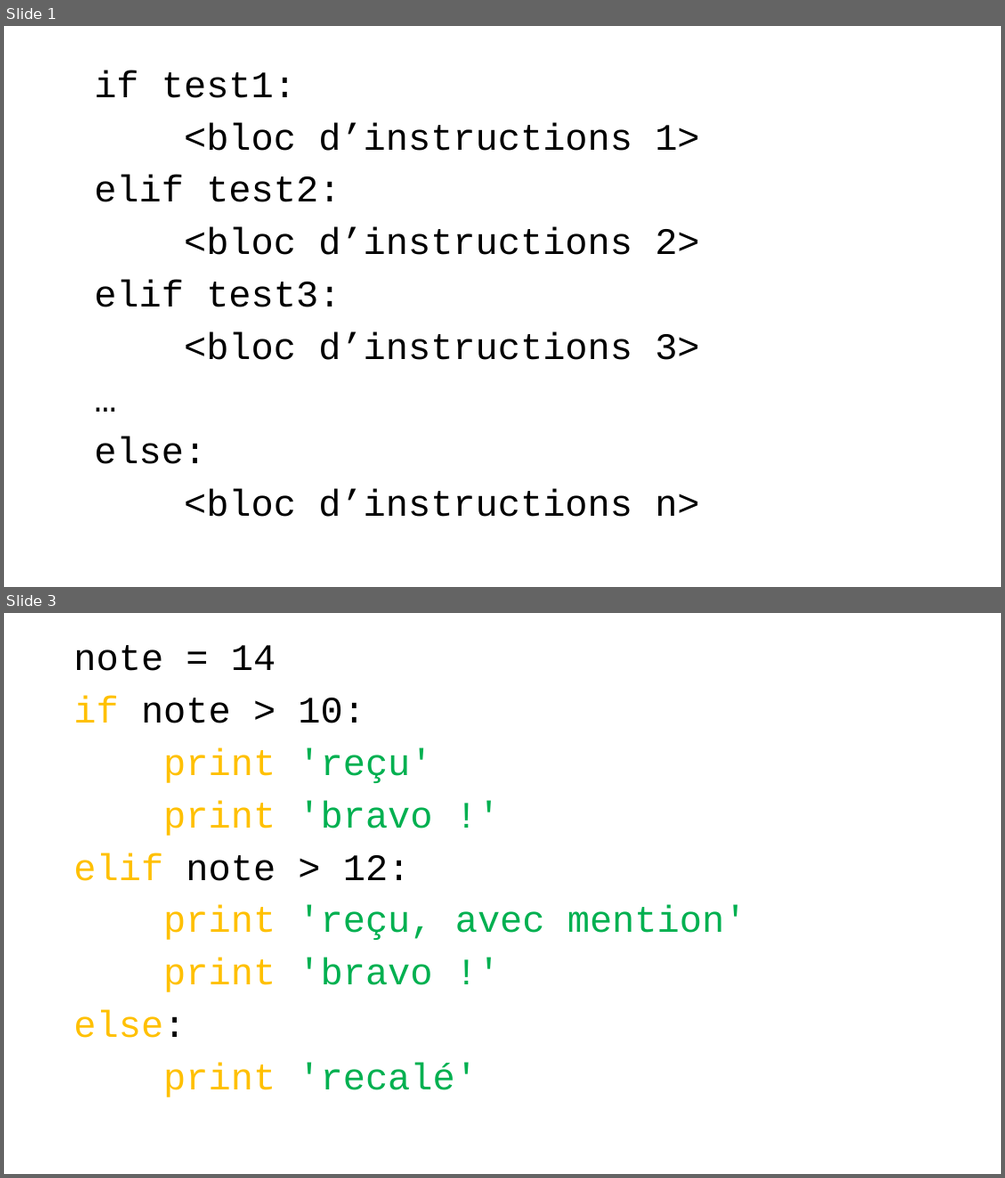
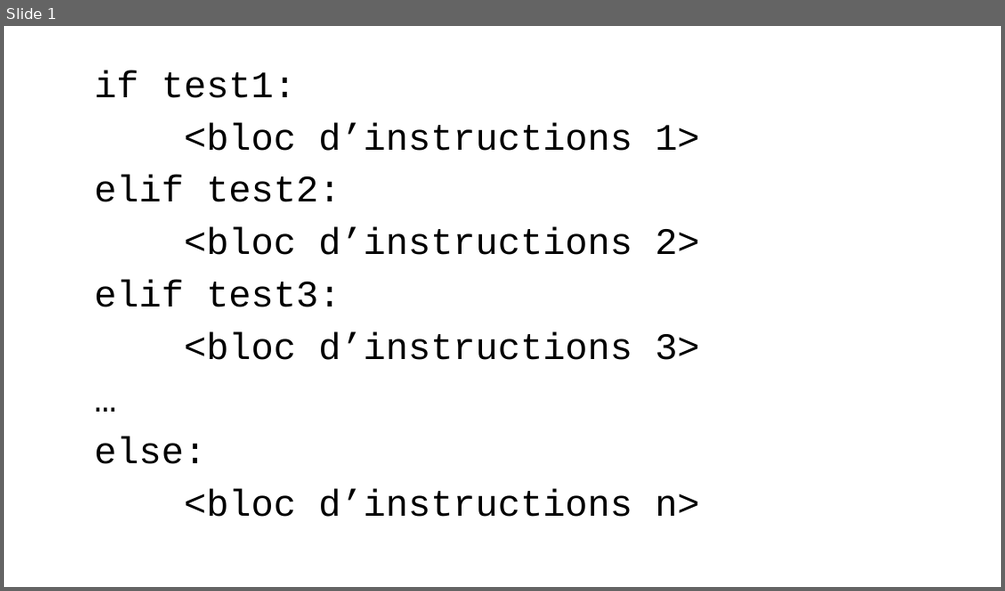
Before and after one commit to parmentelat/flotpython-archive, a slide deck: semaine3/CO12AL-W3-VIDEO07-SLIDE01.pptx. Shown one above the other, each under a label of ours: slides 1 and 3 before the commit, slide 1 after it; the slides between them are not shown. The pictures are 1005x1178 and 1005x591 pixels, drawn with LibreOffice and Linux fonts; fonts in the diff are those of the drawing. Boxes give left, top, right and bottom in pixels: in the first picture for what was removed or moved away, otherwise in the second. Text is boxed around its words. In the diff, an @@ line names an element or a change of style, - is before the commit and + after.

```diff
--- a/semaine3/CO12AL-W3-VIDEO07-SLIDE01.pptx
+++ b/semaine3/CO12AL-W3-VIDEO07-SLIDE01.pptx
@@ slide 3 removed at box(4, 613, 1001, 1174), background #FFFFFF @@
@@ text removed at box(73, 645, 747, 1038) @@
-note = 14
-if note > 10:
-print 'reçu'
-print 'bravo !'
-elif note > 12:
-print 'reçu, avec mention'
-print 'bravo !'
-else:
-print 'recalé'
```
Also in this commit, not shown: 2 slides changed, 4 slides added, 1 other slide removed, 3 other files.
